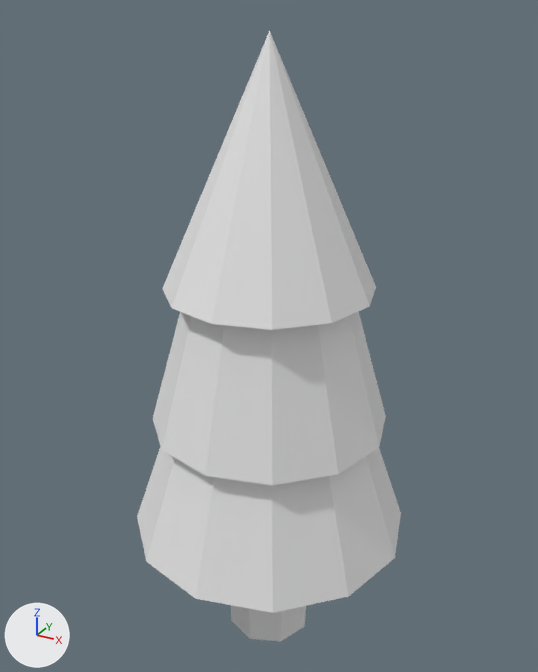
Before and after pictures for a commit that changed the Blender file assets/FeatureModels/tree.blend.
Before and after are seen from a camera (50 mm lens) standing at (0.282, -0.514, 0.565) and looking at (-0.006, 0.01, 0.303). Every picture has the same lights, and +X, +Y and +Z are marked at lower left.

The older version as bpy lines, for what is in view:
```python
me_cylinder = bpy.data.meshes.new('Cylinder')
me_cylinder.from_pydata(...)  # 101 vertices, 75 faces; spans x -3.16..3.16, y -3.16..3.16, z 0.0..13.78
ob_tree = bpy.data.objects.new('Tree', me_cylinder)
ob_tree.location = (0.0, 0.0, 0.0)
ob_tree.scale = (0.04, 0.04, 0.04)
```
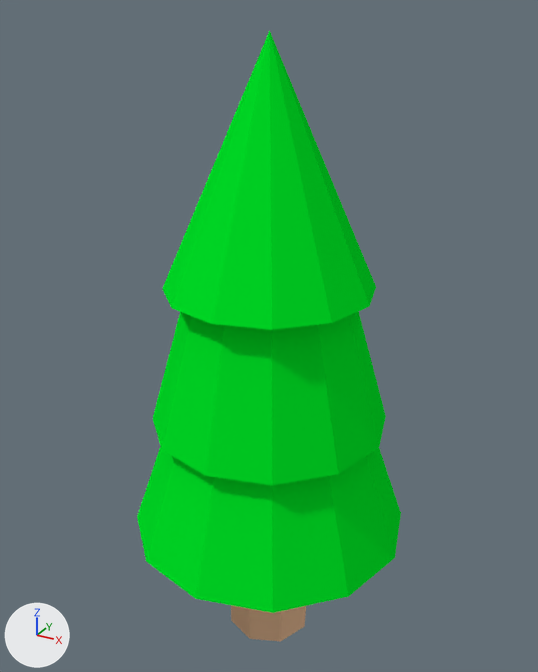
Boxes [x1, y1, x2, y2] around the edits, measured in the pictures (538 x 672 px):
part 1 of me_cylinder, recoloured (grey to green)
    both: [137, 31, 401, 613]
part 2 of me_cylinder, recoloured
    both: [231, 605, 306, 641]

The change, as a diff of the scene's bpy script:
```diff
--- a/assets/FeatureModels/tree.blend.py
+++ b/assets/FeatureModels/tree.blend.py
@@ mat_leaves @@
+mat_leaves = diffuse_material('Leaves')
+mat_leaves.base_color = (0.0, 0.8, 0.0211)  # green #00e728
@@ mat_bark @@
+mat_bark = diffuse_material('Bark')
+mat_bark.base_color = (0.8, 0.485, 0.298)  # beige #e7b994
@@ me_cylinder @@
 me_cylinder.from_pydata(...)  # 101 vertices, 75 faces; spans x -3.16..3.16, y -3.16..3.16, z 0.0..13.78
 # used by ob_tree; location = (0.0, 0.0, 0.0); scale = (0.04, 0.04, 0.04)
+# me_cylinder part 1: 65 of the faces centred in x -2.57..2.57, y -2.57..2.57, z 3.03..10.46 switch from no material to mat_leaves (green #00e728)
+# me_cylinder part 2: all 9 faces centred in x -0.85..0.85, y -0.85..0.85, z 0.0..2.0 switch from no material to mat_bark (beige #e7b994)
```
